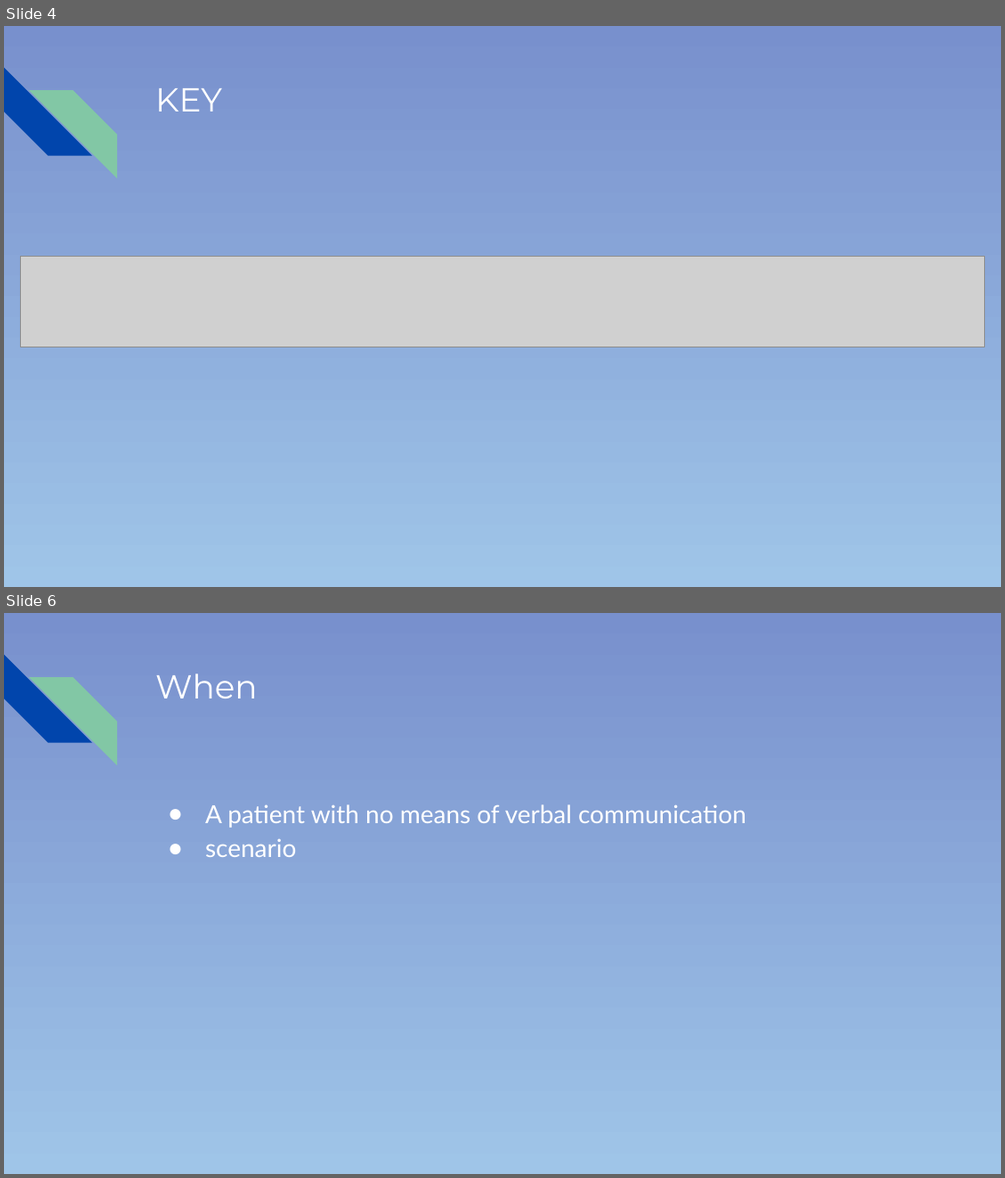
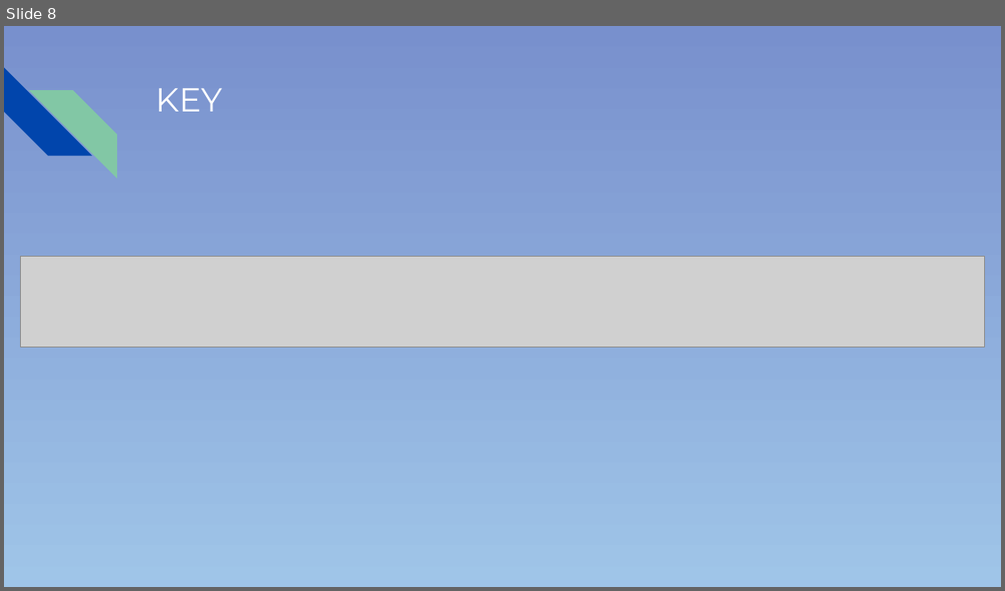
Before and after one commit to colemank0259/CSC-289_Group3, a slide deck: Pitch_PowerPoint.pptx. Shown one above the other, each under a label of ours: slides 4 and 6 before the commit, slide 8 after it; the slides between them are not shown. The pictures are 1005x1178 and 1005x591 pixels, drawn with LibreOffice and Linux fonts; fonts in the diff are those of the drawing; grey boxes stand for pictures. Boxes give left, top, right and bottom in pixels: in the first picture for what was removed or moved away, otherwise in the second. Text is boxed around its words. In the diff, an @@ line names an element or a change of style, - is before the commit and + after.

```diff
--- a/Pitch_PowerPoint.pptx
+++ b/Pitch_PowerPoint.pptx
@@ slide 6 removed at bbox=[4, 613, 1001, 1174], background gradient #7890CD to #9FC5E8; not listed: 2 template elements that a slide beside it also shows @@
@@ title removed at bbox=[155, 674, 258, 698] @@
-When
@@ text removed at bbox=[205, 804, 746, 857] @@
-● A patient with no means of verbal communication
-● scenario
@@ what was slide 4 is now slide 8 @@
```
Also in this commit, not shown: 5 slides changed.
